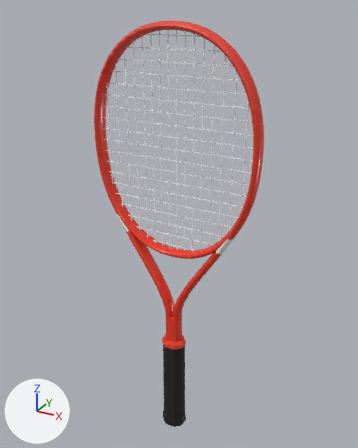
The glTF model assets/realistic/wilson-defyer-100ul.glb, before and after one commit.
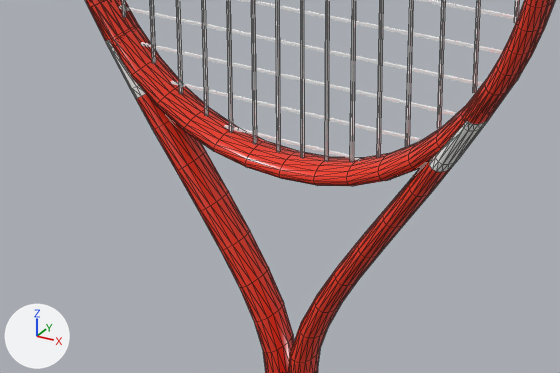
There are two pictures of each version: one whole from a camera (50 mm lens) standing at (0.345, -0.609, 0.703) and looking at (-0.002, 0.021, 0.388), one close up on the part from 24% to 71% of the width and 45% to 71% of the height. The axes (+X, +Y, +Z) are drawn at lower left. The lights are the same throughout. The first two pictures are the older version. The close-ups show mesh edges as thin lines. Where no turn or scale is listed for an object, it has been applied to the vertices. Vertices at exactly the same position are counted once.

Before the edit, the objects in view are built like this:
```python
me_frame = bpy.data.meshes.new('frame')
me_frame.from_pydata(...)  # 1720 vertices, 3380 faces; spans x -0.135..0.135, y -0.012..0.012, z -0.254..0.254
me_frame.materials.append(mat_mat_frame)
me_grommets = bpy.data.meshes.new('grommets')
me_grommets.from_pydata(...)  # 130 vertices, 192 faces; spans x -0.135..0.135, y -0.006..0.006, z -0.085..0.085
me_grommets.materials.append(mat_mat_grommets)  # red #e8402e
me_strings_mains = bpy.data.meshes.new('strings_mains')
me_strings_mains.from_pydata(...)  # 128 vertices, 128 faces; spans x -0.112..0.112, y -0.001..0.001, z -0.16..0.16
me_strings_mains.materials.append(mat_mat_strings_mains)  # white #f2f2f2
ob_frame = bpy.data.objects.new('frame', me_frame)
ob_frame.location = (0.0, 0.0, 0.4319)
ob_grommets = bpy.data.objects.new('grommets', me_grommets)
ob_grommets.location = (0.0, 0.0, 0.4994)
ob_strings_mains = bpy.data.objects.new('strings_mains', me_strings_mains)
ob_strings_mains.location = (0.0, -0.0003, 0.5142)
# also in view: 'strings_crosses' at (0.0, 0.0, 0.514)
```
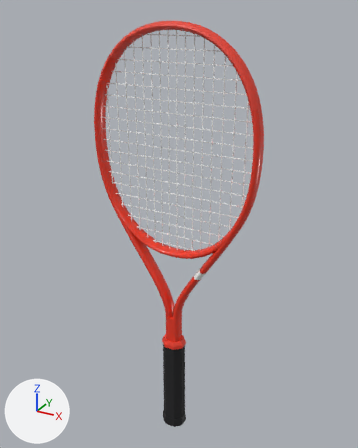
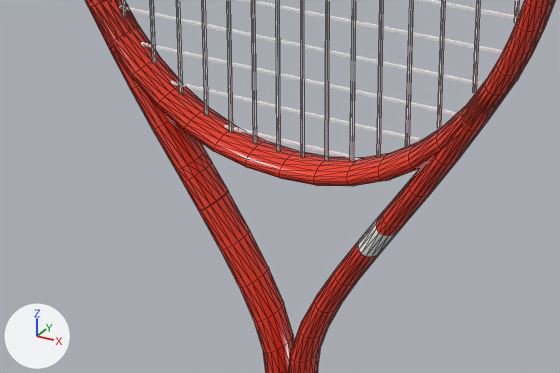
Changed parts and their boxes [x1, y1, x2, y2] in the close-ups (560 x 373 px; the box of a moved part takes in the faces that stretch with it):
'frame', reshaped, recoloured: [85, 0, 548, 373] in both
part 1 of me_frame, moved or reshaped: [89, 0, 228, 212] in both
part 2 of me_frame, moved or reshaped: [358, 80, 510, 257] in both
part 3 of me_frame, recoloured: before [105, 40, 490, 172]; after [110, 47, 484, 175]
part 4 of me_frame, recoloured: before [383, 175, 432, 227]; after [358, 219, 399, 257]

Patch to the scene script:
```diff
--- a/assets/realistic/wilson-defyer-100ul.glb.py
+++ b/assets/realistic/wilson-defyer-100ul.glb.py
@@ me_frame @@
 me_frame.from_pydata(...)  # 1720 vertices, 3380 faces; spans x -0.135..0.135, y -0.012..0.012, z -0.254..0.254
 # used by ob_frame; location = (0.0, 0.0, 0.4319)
+# me_frame part 1: 96 of 1720 vertices moved; they spanned x -0.101..-0.052, y -0.012..0.012, z -0.099..-0.031 and now span x -0.099..-0.04, y -0.012..0.012, z -0.118..-0.035; mean shift (0.013, 0.0, -0.02); largest move (-0.084, 0.0, -0.064) -> (-0.062, 0.0, -0.099)
+# me_frame part 2: 96 of 1720 vertices moved; they spanned x 0.052..0.101, y -0.012..0.012, z -0.099..-0.031 and now span x 0.04..0.099, y -0.012..0.012, z -0.118..-0.035; mean shift (-0.013, 0.0, -0.02); largest move (0.084, 0.0, -0.064) -> (0.062, 0.0, -0.099)
+# me_frame part 3: 192 faces centred in x -0.1..0.1, y -0.012..0.012, z -0.063..-0.032 are repainted in the vertex colours; the middle colour goes from white #f1f1ee to red #ee3b26
+# me_frame part 4: 32 faces centred in x 0.057..0.071, y -0.012..0.012, z -0.092..-0.08 are repainted in the vertex colours; the middle colour goes from red #ee3b26 to white #f1f1ee
 me_frame.materials.append(mat_mat_frame)
```
